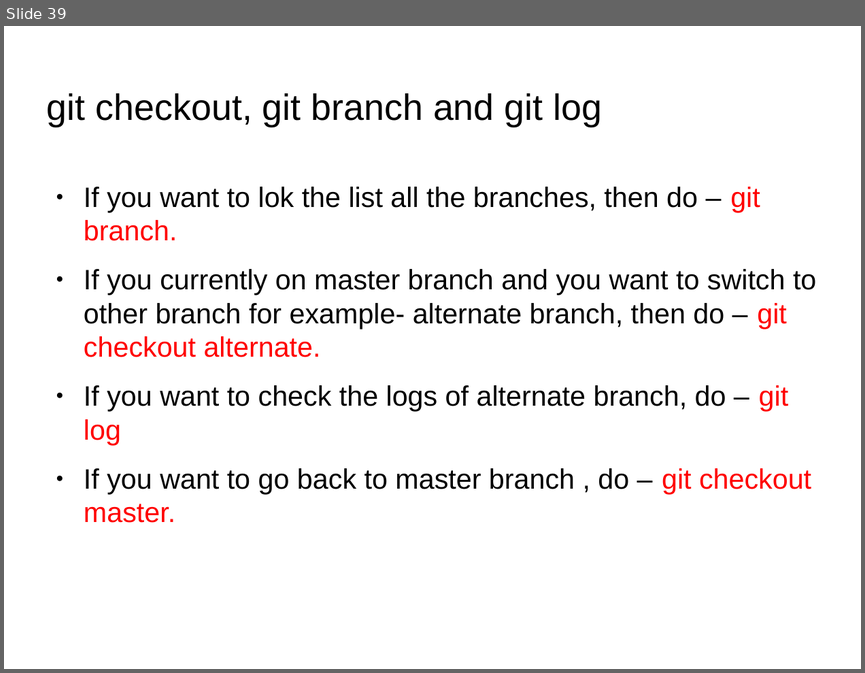
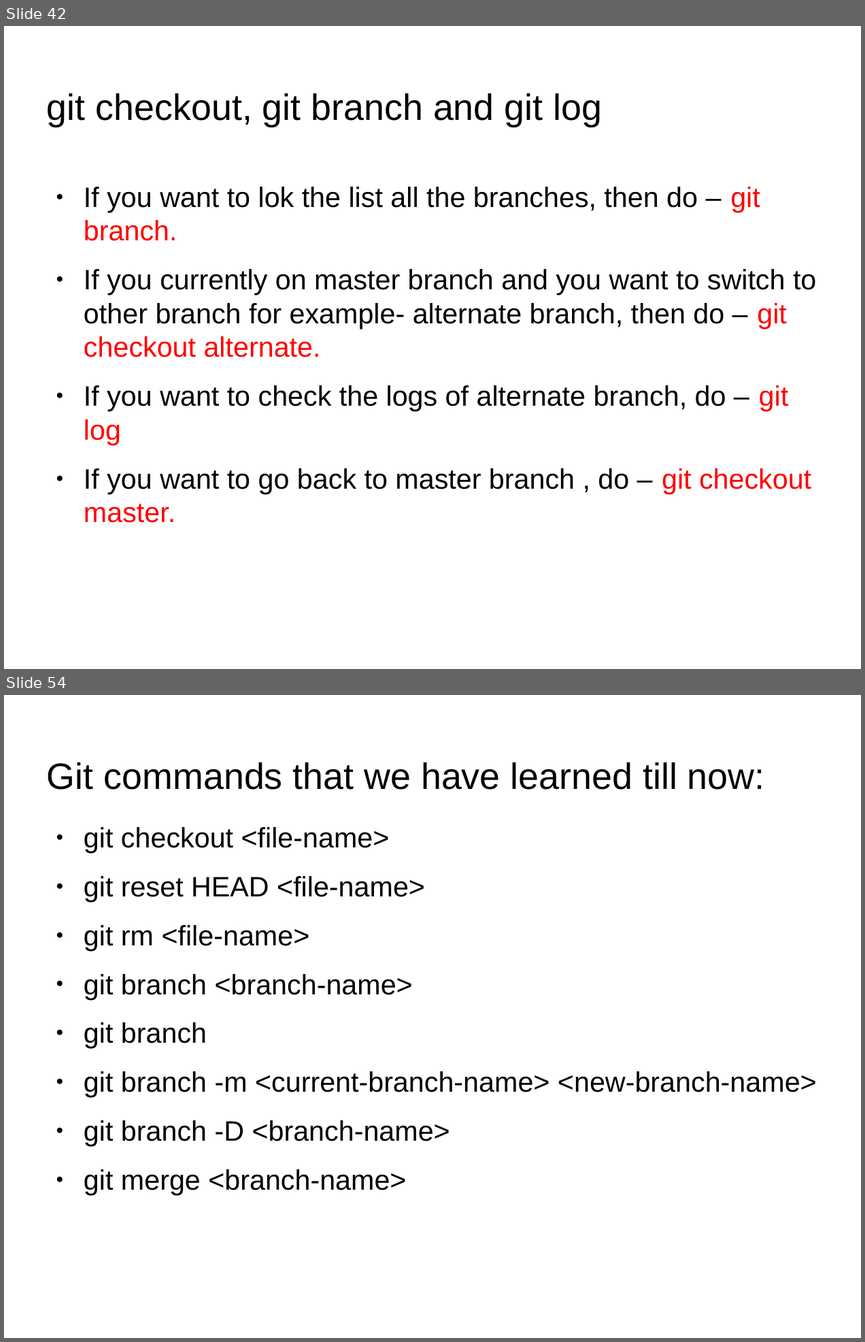
Before and after one commit to anumsh/Learning-Git-and-Github, a slide deck: git_and_GitHub.odp. Shown one above the other, each under a label of ours: slide 39 before the commit, slides 42 and 54 after it; the slides between them are not shown. The pictures are 865x673 and 865x1342 pixels, drawn with LibreOffice and Linux fonts; fonts in the diff are those of the drawing; background and template pictures are left out. Boxes give left, top, right and bottom in pixels: in the first picture for what was removed or moved away, otherwise in the second. Text is boxed around its words. In the diff, an @@ line names an element or a change of style, - is before the commit and + after.

Commit message:
feat: Merging, renaming and deleting the branch

```diff
--- a/git_and_GitHub.odp
+++ b/git_and_GitHub.odp
@@ slide 54 added at (x1=4, y1=695, x2=861, y2=1338), background picture (left out) @@
@@ title added at (x1=47, y1=762, x2=765, y2=790), 33.9 pt, text #000000 @@
+Git commands that we have learned till now:
@@ text added at (x1=84, y1=827, x2=817, y2=1195), 26 pt, text #000000 @@
+● git checkout <file-name>
+● git reset HEAD <file-name>
+● git rm <file-name>
+● git branch <branch-name>
+● git branch
+● git branch -m <current-branch-name> <new-branch-name>
+● git branch -D <branch-name>
+● git merge <branch-name>
@@ what was slide 39 is now slide 42 @@
```
Also in this commit, not shown: 1 slide changed, 14 other slides added, 8 other files.
